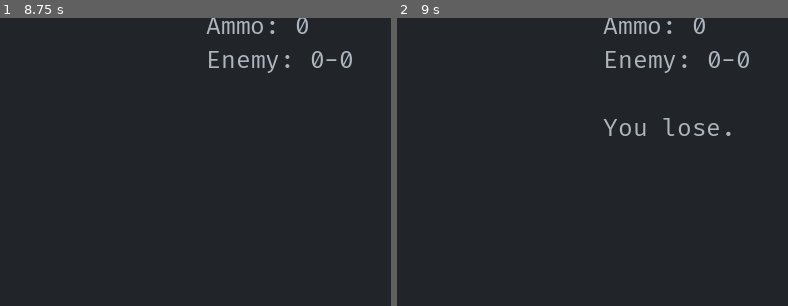
Above: before the commit, frames 1-2 (left to right).
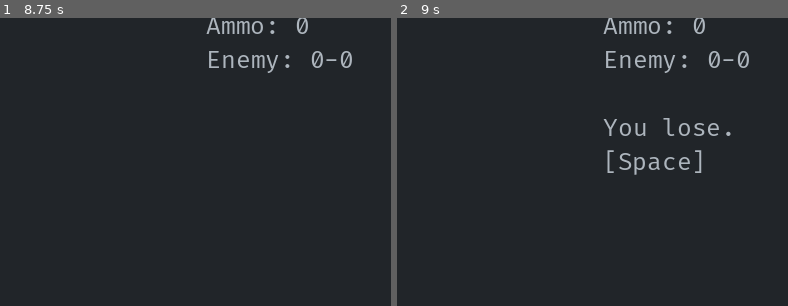
Above: after the commit, the same moments.

Repository: Bozar/godot-4-roguelike-demo
Game: Godot game, scene res://scene/main/main_game.tscn
Same seed, same stepped clock (60 frames per second), same inputs: the game is played once before the commit and once after it.
Inputs:
- Up to frame 1 (8.75 s): tap Enter at 0.5, 2, 3.5 s; hold Right (move_right) 0.53-1.28 s; tap Space (aim) at 0.6, 1.25, 1.35, 2.1, 2.75, 2.85, 3.6, 4.25, 4.35, 5.1, 5.85, 6.6, 7.35, 8.1 s; hold Down (move_down) 1.28-2.03 s; hold Right (move_right) 2.03-2.78 s; hold Up (move_up) 2.78-3.53 s; hold Left (move_left) 3.53-5.03 s; hold Down (move_down) 5.03-5.78 s; hold Right (move_right) 5.78-6.53 s; hold Up (move_up) 6.53-7.28 s; hold Right (move_right) 7.28-8.03 s; hold Down (move_down) from 8.03 s (still down)
- Up to frame 2 (9 s): release Down (move_down) at 8.78 s; hold Left (move_left) from 8.78 s (still down); tap Space (aim) at 8.85 s
The pictures show only the part of the screen within x 50-100%, y 4-54%; the shares and areas given below are measured in that part.

Frame 1 is identical in both runs. In frame 2, 0.5% of the frame differs, in the area x 53-79%, y 45-55%.

Commit message:
Beat the game by killing 9 NPCs.

Diff:
--- a/scene/main/game_state_label.gd
+++ b/scene/main/game_state_label.gd
@@ -2,8 +2,8 @@
 extends CustomLabel
 
 
-const YOU_WIN: String = "You win."
-const YOU_LOSE: String = "You lose."
+const YOU_WIN: String = "\n\nYou win.\n[Space]"
+const YOU_LOSE: String = "\n\nYou lose.\n[Space]"
 
 
 var game_over: bool = false
@@ -20,11 +20,11 @@
 
 func update_label() -> void:
     var ammo: String = "Ammo: %d" % [_ref_PcAction.ammo]
-    var enemy: String = "Enemy: %d-%d" % [_ref_PcAction.enemy_count,
+    var enemy: String = "\nEnemy: %d-%d" % [_ref_PcAction.enemy_count,
             _ref_PcAction.progress_bar]
     var end_game: String = ""
 
     if game_over:
-        end_game = "\n\n" + (YOU_WIN if player_win else YOU_LOSE)
+        end_game = YOU_WIN if player_win else YOU_LOSE
 
-    text = "%s\n%s%s" % [ammo, enemy, end_game]
+    text = "%s%s%s" % [ammo, enemy, end_game]
--- a/scene/main/pc_action.gd
+++ b/scene/main/pc_action.gd
@@ -207,7 +207,10 @@
 
 func _end_turn() -> void:
     _subtract_progress_bar()
-    _ref_Schedule.start_next_turn()
+    if _enemy_count >= GameData.MAX_ENEMY_COUNT:
+        _ref_GameProgress.game_over.emit(true)
+    else:
+        _ref_Schedule.start_next_turn()
 
 
 func _alert_npc(pc: Sprite2D) -> void:
